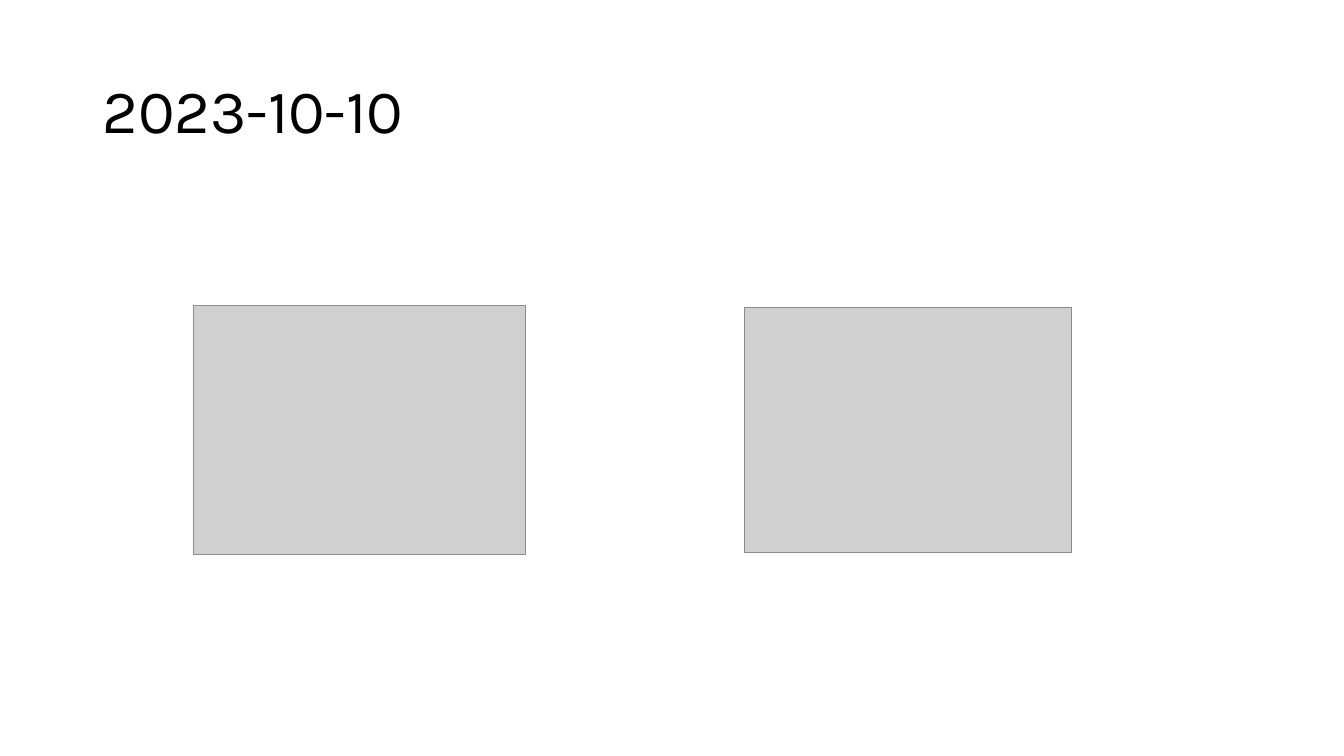
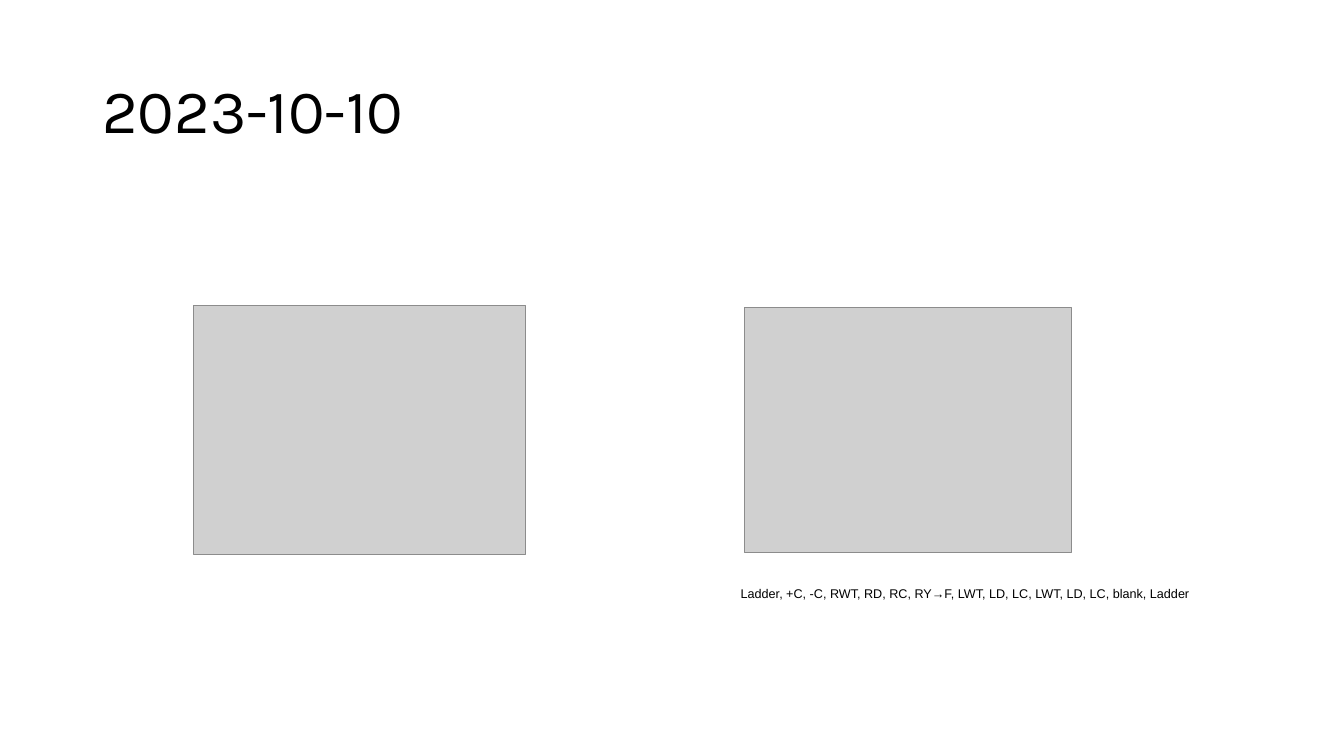
Before and after one commit to gjowl/Thesis, a slide deck: slide 5 of van_der_Waals_Paper/figures/supplement/westerns/westerns.pptx (slide 6 before the commit). Drawn at 1344x756 pixels with LibreOffice and Linux fonts; fonts in the diff are those of the drawing; grey boxes stand for pictures. Boxes give left, top, right and bottom in pixels: in the first picture for what was removed or moved away, otherwise in the second. Text is boxed around its words. In the diff, an @@ line names an element or a change of style, - is before the commit and + after.

```diff
--- a/van_der_Waals_Paper/figures/supplement/westerns/westerns.pptx
+++ b/van_der_Waals_Paper/figures/supplement/westerns/westerns.pptx
@@ text added at <box>741,589,1189,600</box>, 9 pt, text #000000 @@
+Ladder, +C, -C, RWT, RD, RC, RY→F, LWT, LD, LC, LWT, LD, LC, blank, Ladder
```
Also in this commit, not shown: 3 other slides changed, 1 slide removed.
